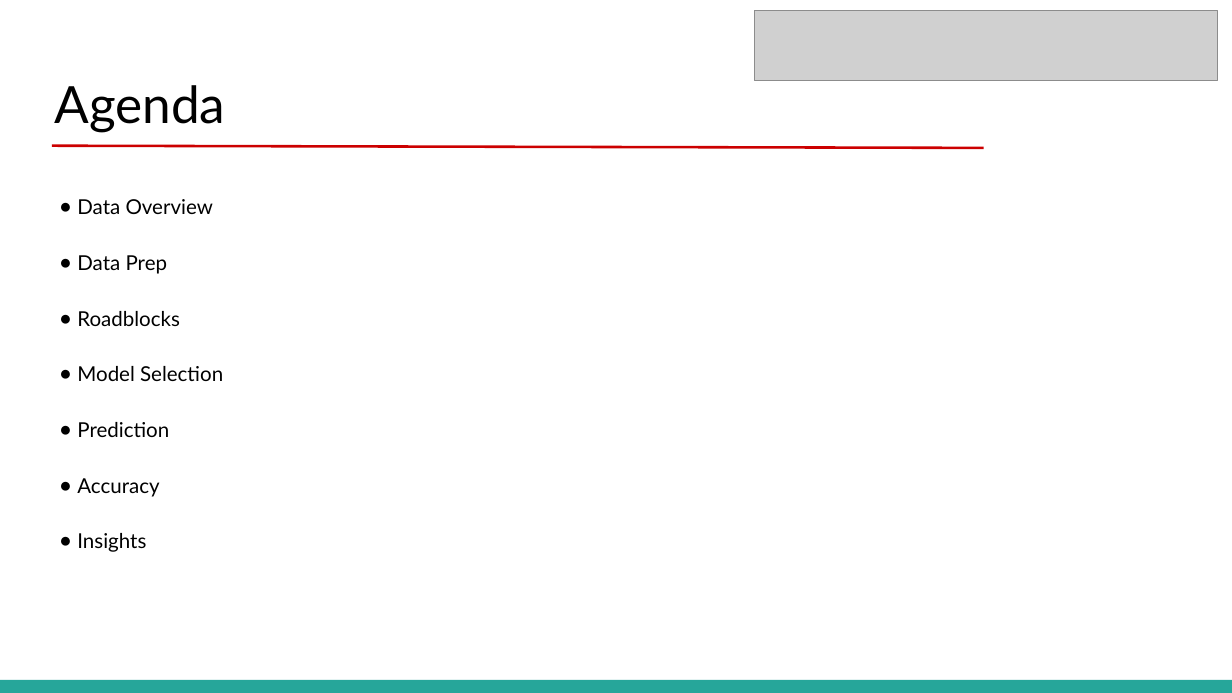
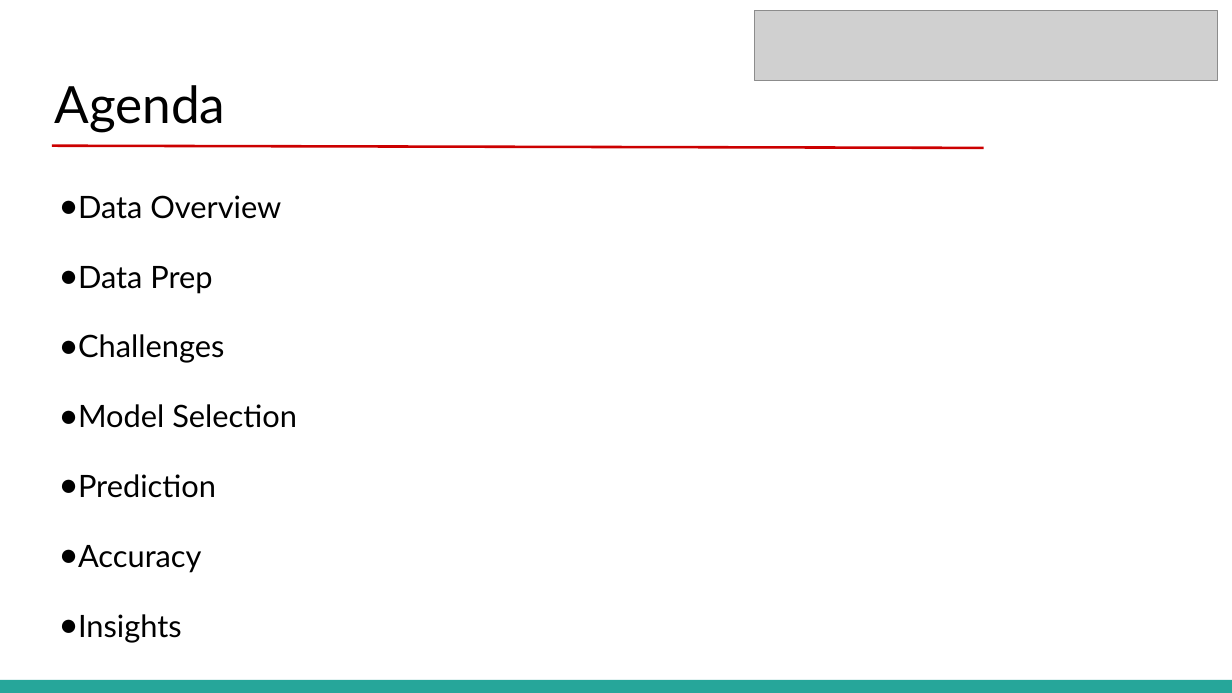
Before and after one commit to ludmila77/Team1-MIS536, a slide deck: slide 3 of reports/Final Presentation.pptx. Drawn at 1232x693 pixels with LibreOffice and Linux fonts; fonts in the diff are those of the drawing; grey boxes stand for pictures. Boxes give left, top, right and bottom in pixels: in the first picture for what was removed or moved away, otherwise in the second. Text is boxed around its words. In the diff, an @@ line names an element or a change of style, - is before the commit and + after.

```diff
--- a/reports/Final Presentation.pptx
+++ b/reports/Final Presentation.pptx
@@ text at (78,195,297,643): size 12 to 18 pt in "Data Overview", "Data Prep", "Model Selection", "Prediction" and 2 more places @@
@@ text at (78,334,224,363): text changed; size 12 to 18 pt @@
-● Roadblocks
+● Challenges
```
Also in this commit, not shown: 10 other slides changed, 1 slide added.
